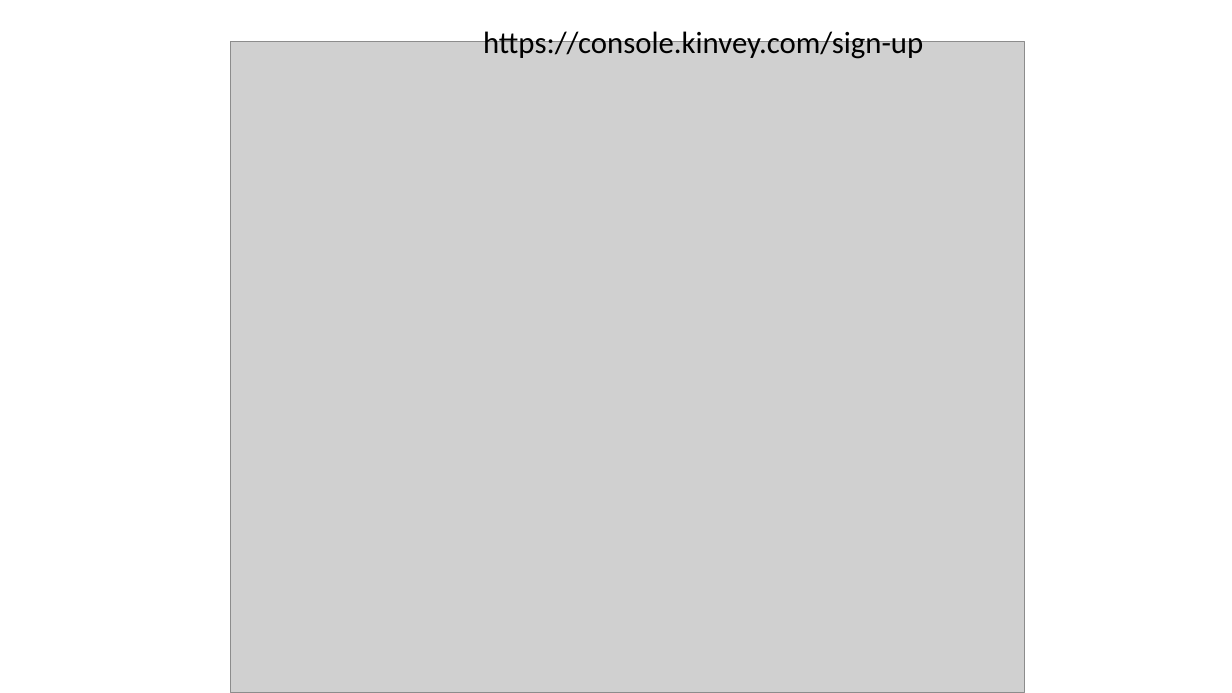
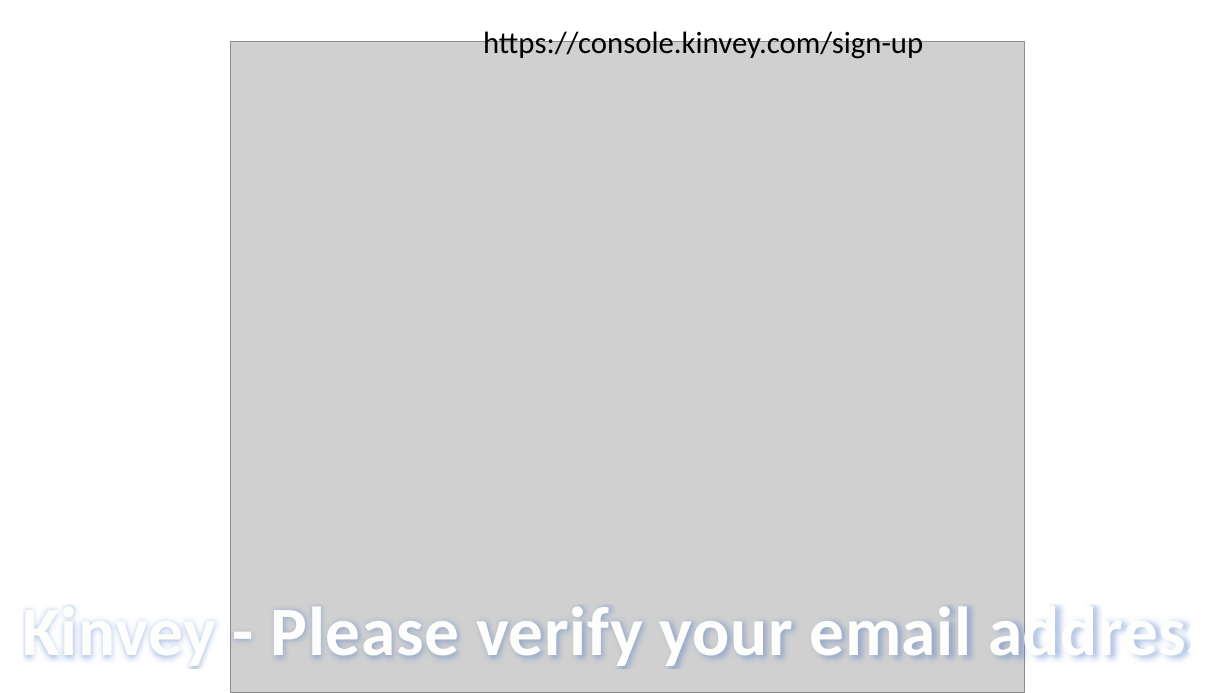
Before and after one commit to profjordanov/hybrid-app-development, a slide deck: slide 7 of 03. Async JS/lecture.pptx. Drawn at 1232x693 pixels with LibreOffice and Linux fonts; fonts in the diff are those of the drawing; grey boxes stand for pictures. Boxes give left, top, right and bottom in pixels: in the first picture for what was removed or moved away, otherwise in the second. Text is boxed around its words. In the diff, an @@ line names an element or a change of style, - is before the commit and + after.

```diff
--- a/03. Async JS/lecture.pptx
+++ b/03. Async JS/lecture.pptx
@@ text added at (x1=23, y1=598, x2=1214, y2=673), 54 pt, text #FEFEFE, bold @@
+Kinvey - Please verify your email address
```
Also in this commit, not shown: 1 other slide changed, 9 slides added.
